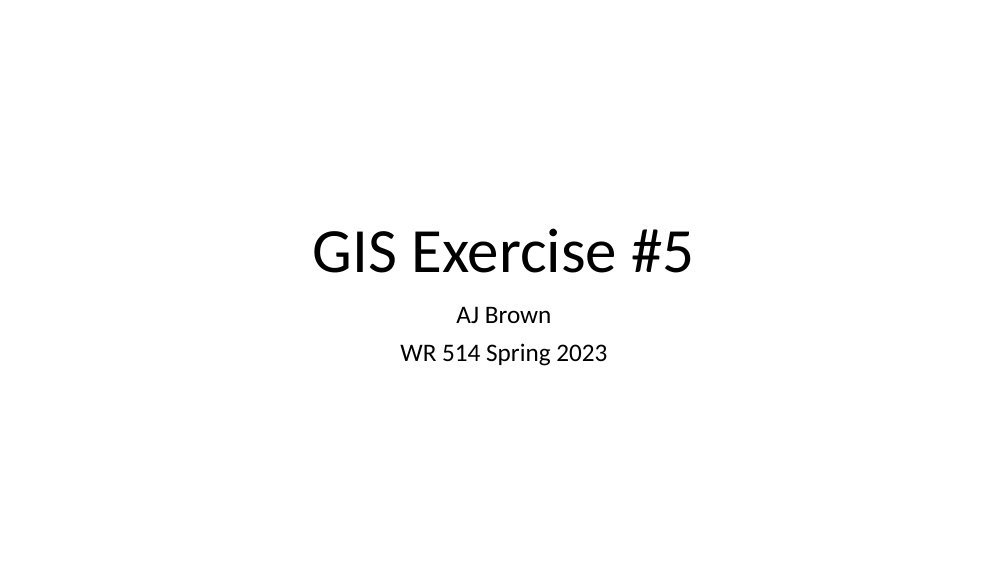
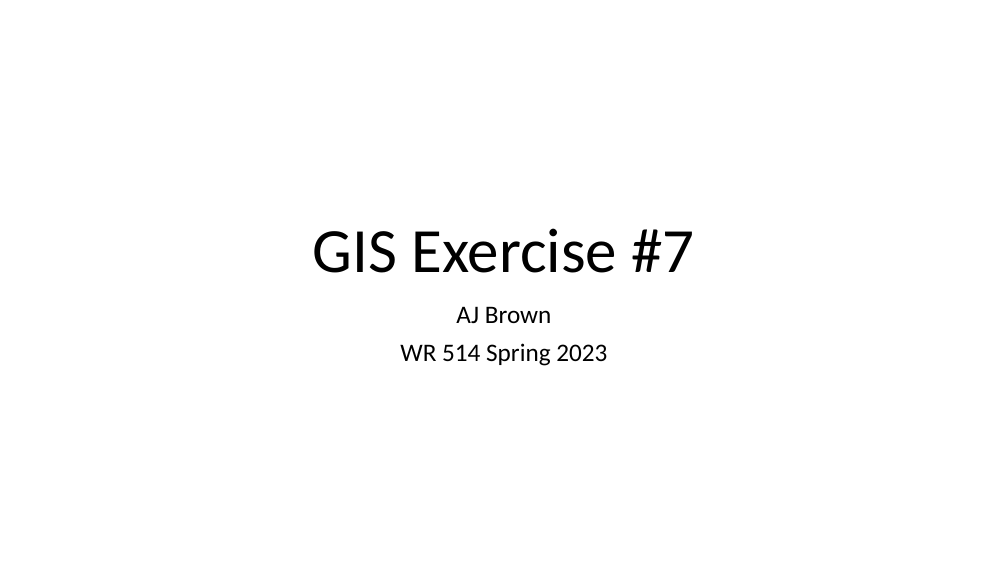
Before and after one commit to ansleybrown1337/WR514-GIS-Exercises, a slide deck: slide 1 of Exercise-7/Exercise-7_AJB.pptx. Drawn at 1008x567 pixels with LibreOffice and Linux fonts; fonts in the diff are those of the drawing. Boxes give left, top, right and bottom in pixels: in the first picture for what was removed or moved away, otherwise in the second. Text is boxed around its words. In the diff, an @@ line names an element or a change of style, - is before the commit and + after.

Commit message:
more exercises
added up to exercise 9

```diff
--- a/Exercise-7/Exercise-7_AJB.pptx
+++ b/Exercise-7/Exercise-7_AJB.pptx
@@ title at (x1=313, y1=228, x2=695, y2=273): text changed @@
-GIS Exercise #5
+GIS Exercise #7
```
Also in this commit, not shown: 1 other slide changed, 6 slides added, 1 slide removed, 17 other files.
